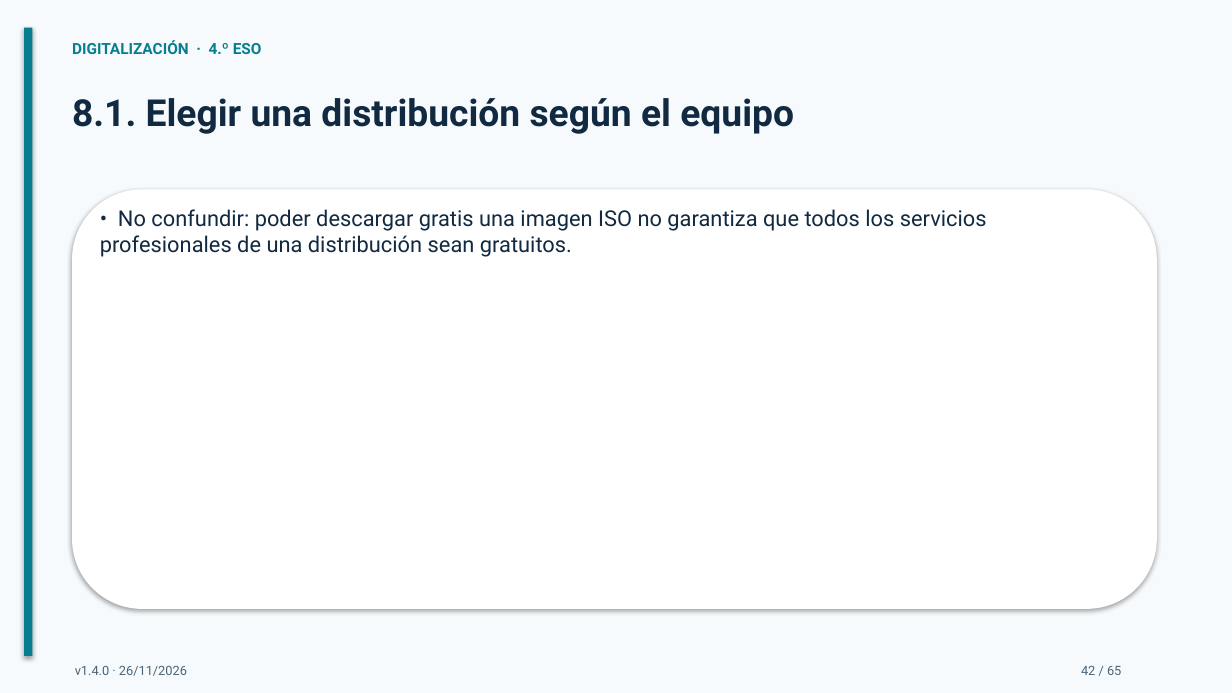
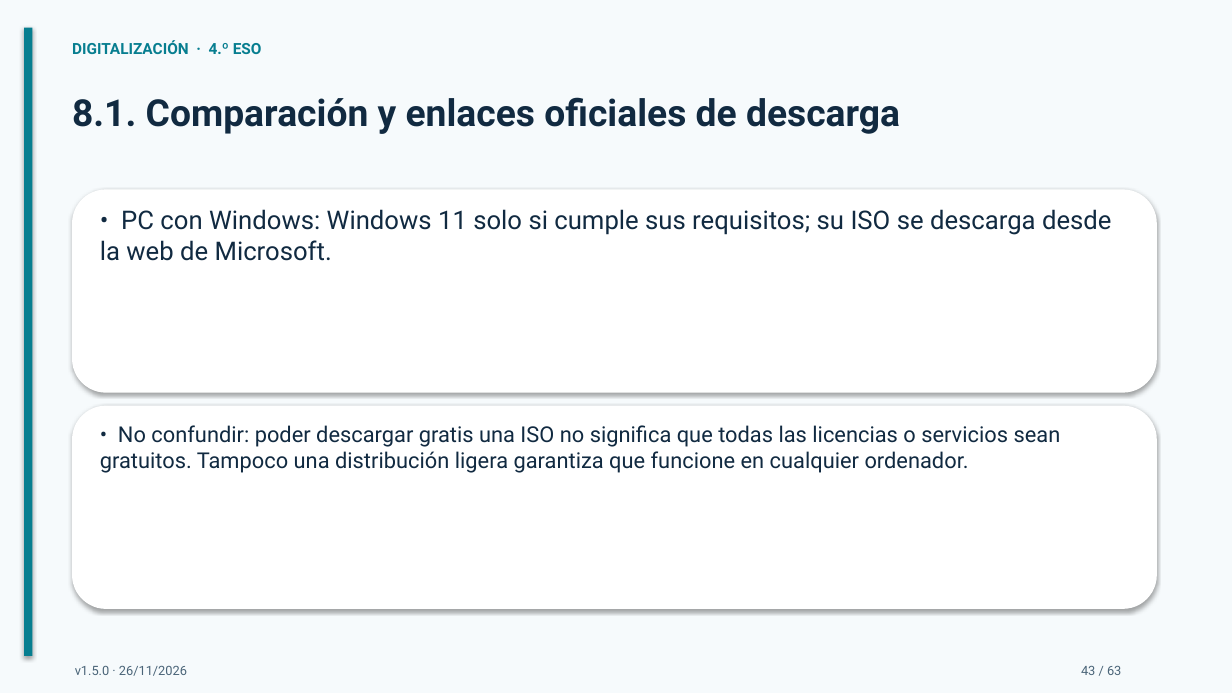
Before and after one commit to bitschips/digitaliza4, a slide deck: slide 43 of temas/tema-02-sistemas-operativos/presentaciones/tema-02-sistemas-operativos.pptx (slide 42 before the commit). Drawn at 1232x693 pixels with LibreOffice and Linux fonts; fonts in the diff are those of the drawing. Boxes give left, top, right and bottom in pixels: in the first picture for what was removed or moved away, otherwise in the second. Text is boxed around its words. In the diff, an @@ line names an element or a change of style, - is before the commit and + after.

```diff
--- a/temas/tema-02-sistemas-operativos/presentaciones/tema-02-sistemas-operativos.pptx
+++ b/temas/tema-02-sistemas-operativos/presentaciones/tema-02-sistemas-operativos.pptx
@@ text at (x1=72, y1=97, x2=900, y2=134): text changed @@
-8.1. Elegir una distribución según el equipo
+8.1. Comparación y enlaces oficiales de descarga
@@ rounded rectangle resized from (x1=72, y1=189, x2=1157, y2=609) to (x1=72, y1=189, x2=1157, y2=393) @@
@@ text at (x1=100, y1=209, x2=1111, y2=261): text changed; size 17 to 20 pt @@
-• No confundir: poder descargar gratis una imagen ISO no garantiza que todos los servicios profesionales de una distribución sean gratuitos.
+• PC con Windows: Windows 11 solo si cumple sus requisitos; su ISO se descarga desde la web de Microsoft.
@@ rounded rectangle added at (x1=72, y1=406, x2=1157, y2=609), fill #FFFFFF @@
@@ text added at (x1=100, y1=425, x2=1061, y2=473), 17 pt, text #112A41 @@
+• No confundir: poder descargar gratis una ISO no significa que todas las licencias o servicios sean gratuitos. Tampoco una distribución ligera garantiza que funcione en cualquier ordenador.
@@ text at (x1=75, y1=666, x2=187, y2=676): text changed @@
-v1.4.0 · 26/11/2026
+v1.5.0 · 26/11/2026
@@ text at (x1=1081, y1=666, x2=1121, y2=675): text changed @@
-42 / 65
+43 / 63
```
Also in this commit, not shown: 62 other slides changed, 2 slides removed, 2 other files.
